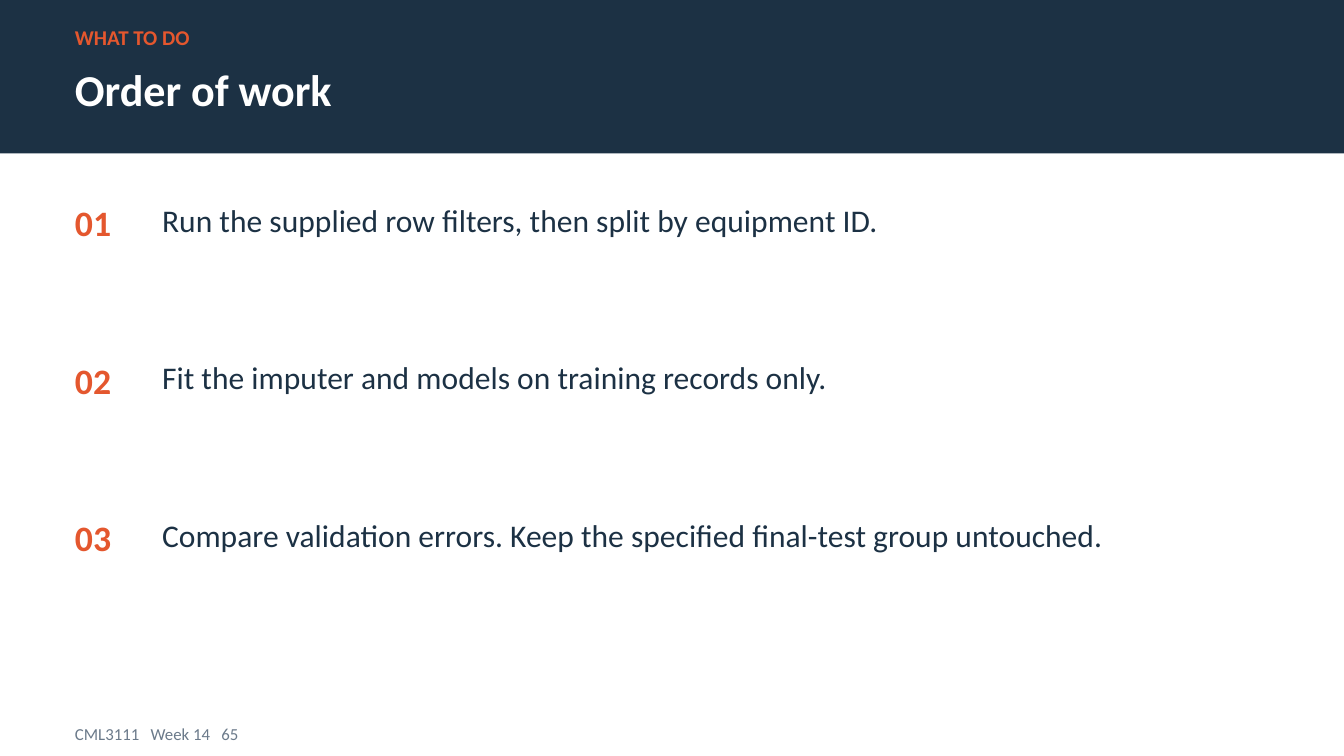
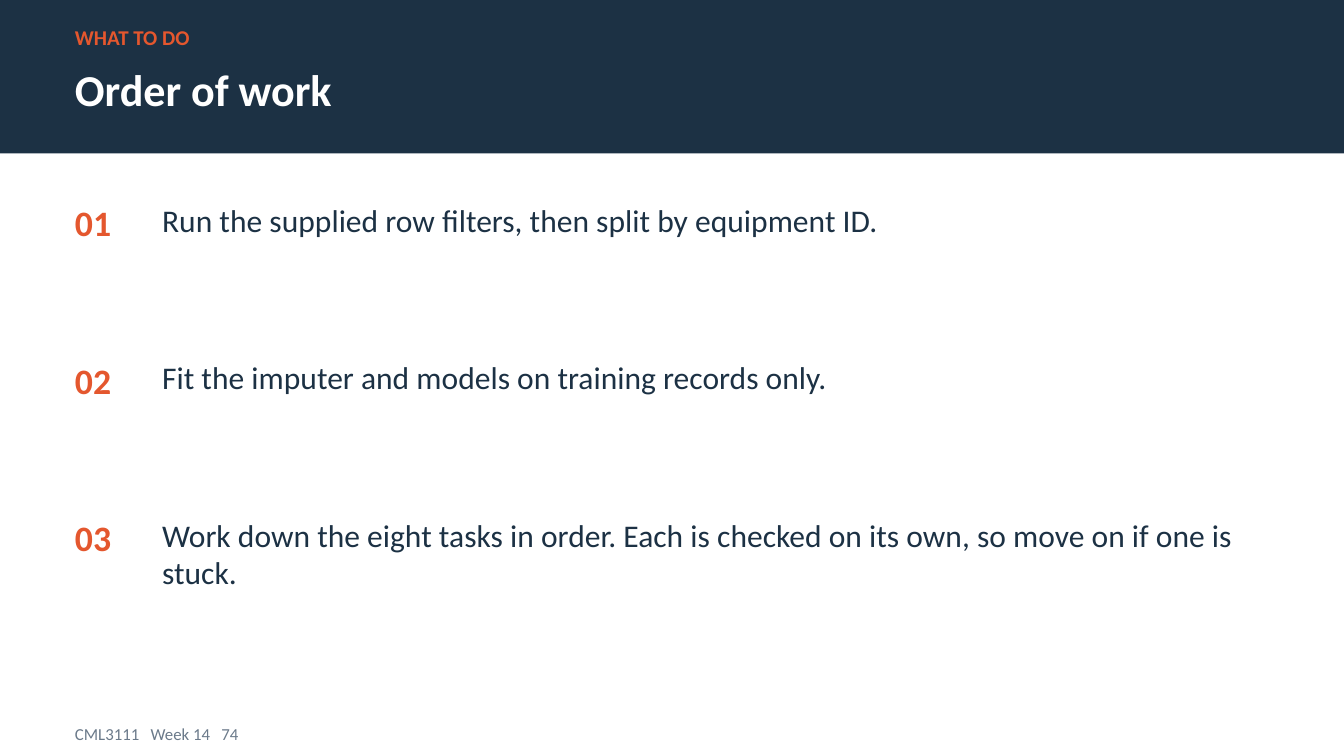
Before and after one commit to Jotham566/teaching-material, a slide deck: slide 74 of IUEA_Teaching_Plan/decks/CML3111_Week14_Engineering.pptx (slide 65 before the commit). Drawn at 1344x756 pixels with LibreOffice and Linux fonts; fonts in the diff are those of the drawing. Boxes give left, top, right and bottom in pixels: in the first picture for what was removed or moved away, otherwise in the second. Text is boxed around its words. In the diff, an @@ line names an element or a change of style, - is before the commit and + after.

```diff
--- a/IUEA_Teaching_Plan/decks/CML3111_Week14_Engineering.pptx
+++ b/IUEA_Teaching_Plan/decks/CML3111_Week14_Engineering.pptx
@@ text at bbox=[162, 525, 1232, 585]: text changed @@
-Compare validation errors. Keep the specified final-test group untouched.
+Work down the eight tasks in order. Each is checked on its own, so move on if one is stuck.
@@ text at bbox=[75, 728, 238, 740]: text changed @@
-CML3111 Week 14 65
+CML3111 Week 14 74
```
Also in this commit, not shown: 15 other slides changed, 9 slides added, 55 other files.
